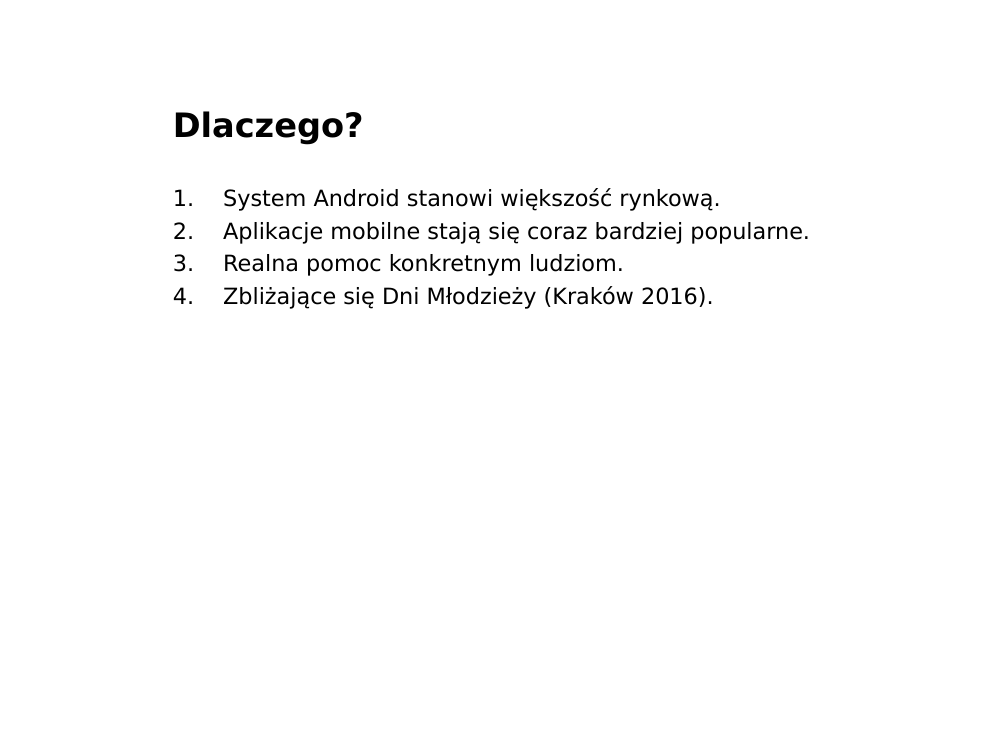
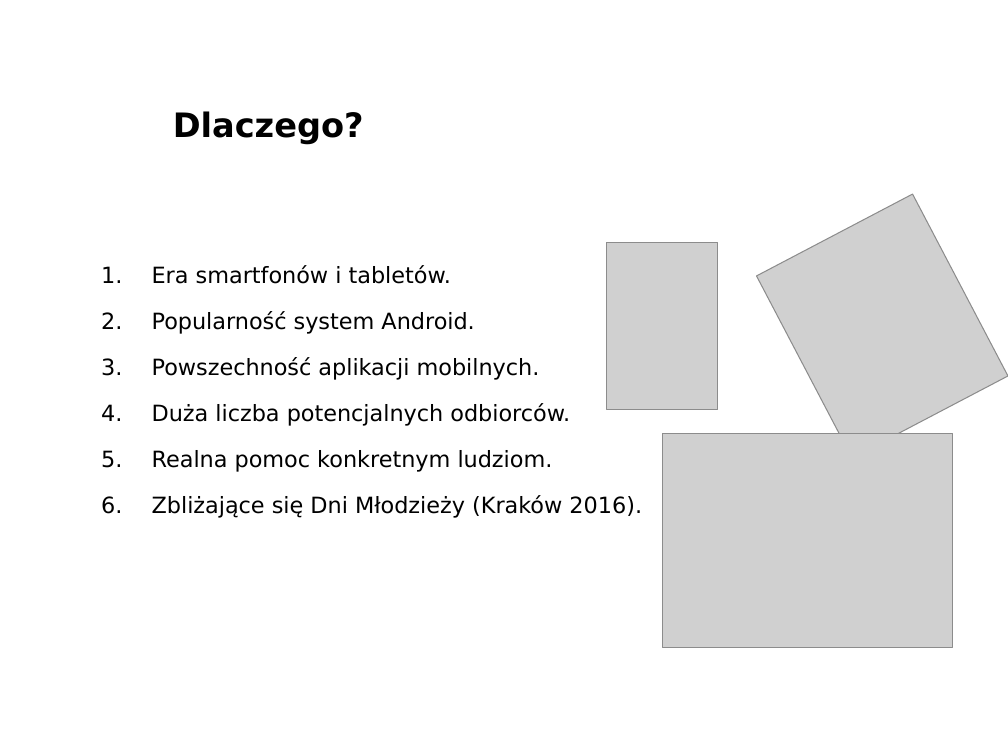
Before and after one commit to kslusarczyk/lagiewniki, a slide deck: slide 3 of laboratorium_dyplomowe.ppt. Drawn at 1008x756 pixels with LibreOffice and Linux fonts; fonts in the diff are those of the drawing; grey boxes stand for pictures; background and template pictures are left out. Boxes give left, top, right and bottom in pixels: in the first picture for what was removed or moved away, otherwise in the second. Text is boxed around its words. In the diff, an @@ line names an element or a change of style, - is before the commit and + after.

```diff
--- a/laboratorium_dyplomowe.ppt
+++ b/laboratorium_dyplomowe.ppt
@@ picture added at bbox=[757, 194, 1008, 458] @@
@@ text "Era smartfonów i tabletów.": place and size @@
-text "Era smartfonów i tabletów." at bbox=[223, 188, 810, 309]
+text "Era smartfonów i tabletów." at bbox=[152, 265, 642, 518]
@@ text at bbox=[152, 265, 570, 426]: text changed @@
-1. System Android stanowi większość rynkową.
-2. Aplikacje mobilne stają się coraz bardziej popularne.
+1. Era smartfonów i tabletów.
+2. Popularność system Android.
+3. Powszechność aplikacji mobilnych.
+4. Duża liczba potencjalnych odbiorców.
@@ picture added at bbox=[607, 242, 718, 409] @@
@@ picture added at bbox=[662, 433, 953, 648] @@
@@ text at bbox=[152, 450, 642, 518]: line spacing 1 to 1.5 @@
```
Also in this commit, not shown: 3 other slides changed.
